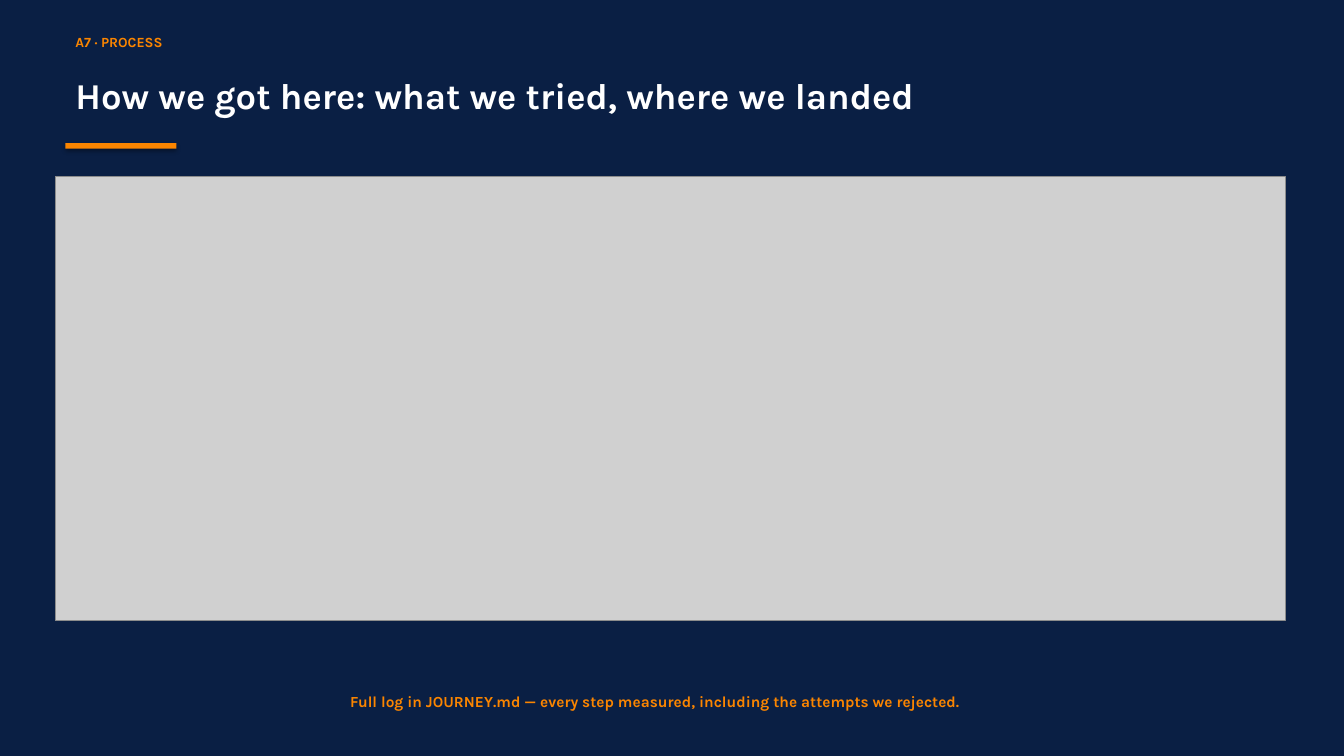
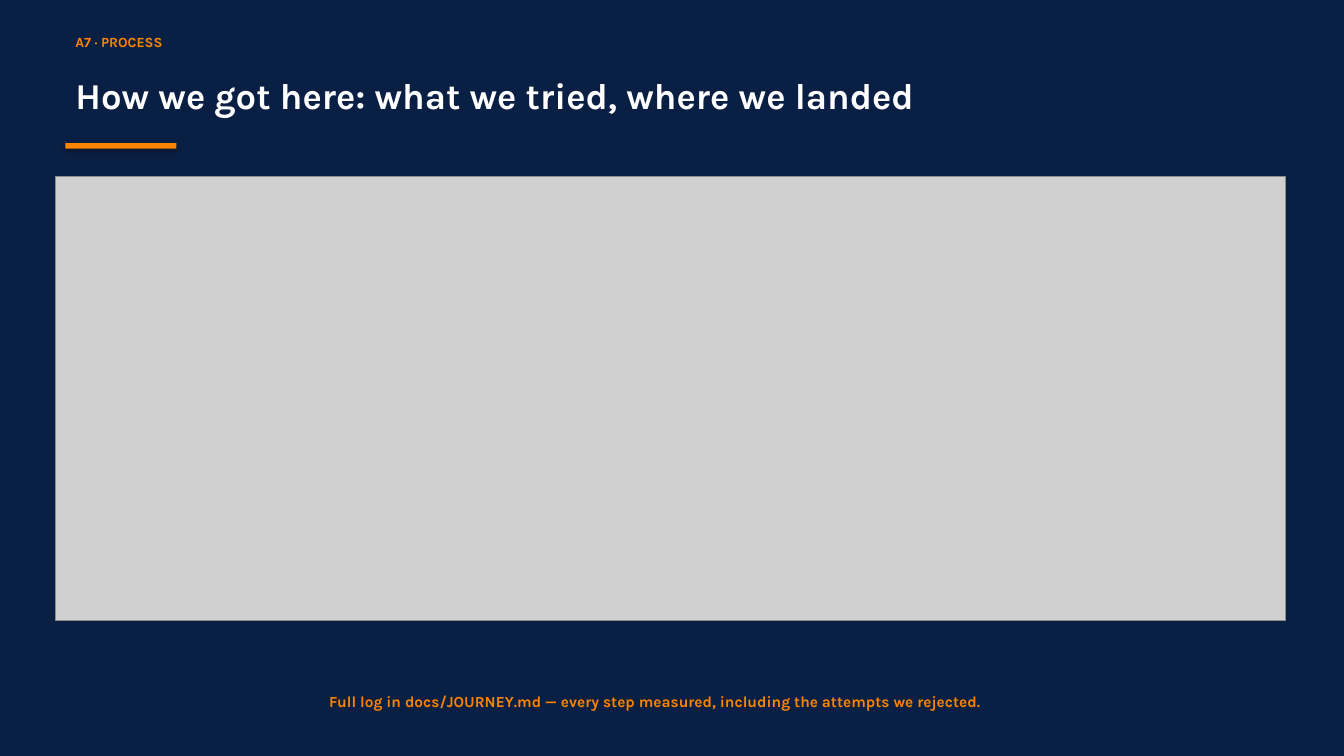
Before and after one commit to RyanBalech/recidivism-forecasting-analysis, a slide deck: slide 21 of reports/ISAF_Recidivism_Presentation.pptx. Drawn at 1344x756 pixels with LibreOffice and Linux fonts; fonts in the diff are those of the drawing; grey boxes stand for pictures. Boxes give left, top, right and bottom in pixels: in the first picture for what was removed or moved away, otherwise in the second. Text is boxed around its words. In the diff, an @@ line names an element or a change of style, - is before the commit and + after.

```diff
--- a/reports/ISAF_Recidivism_Presentation.pptx
+++ b/reports/ISAF_Recidivism_Presentation.pptx
@@ text at [329, 695, 980, 711]: text changed @@
-Full log in JOURNEY.md — every step measured, including the attempts we rejected.
+Full log in docs/JOURNEY.md — every step measured, including the attempts we rejected.
```
